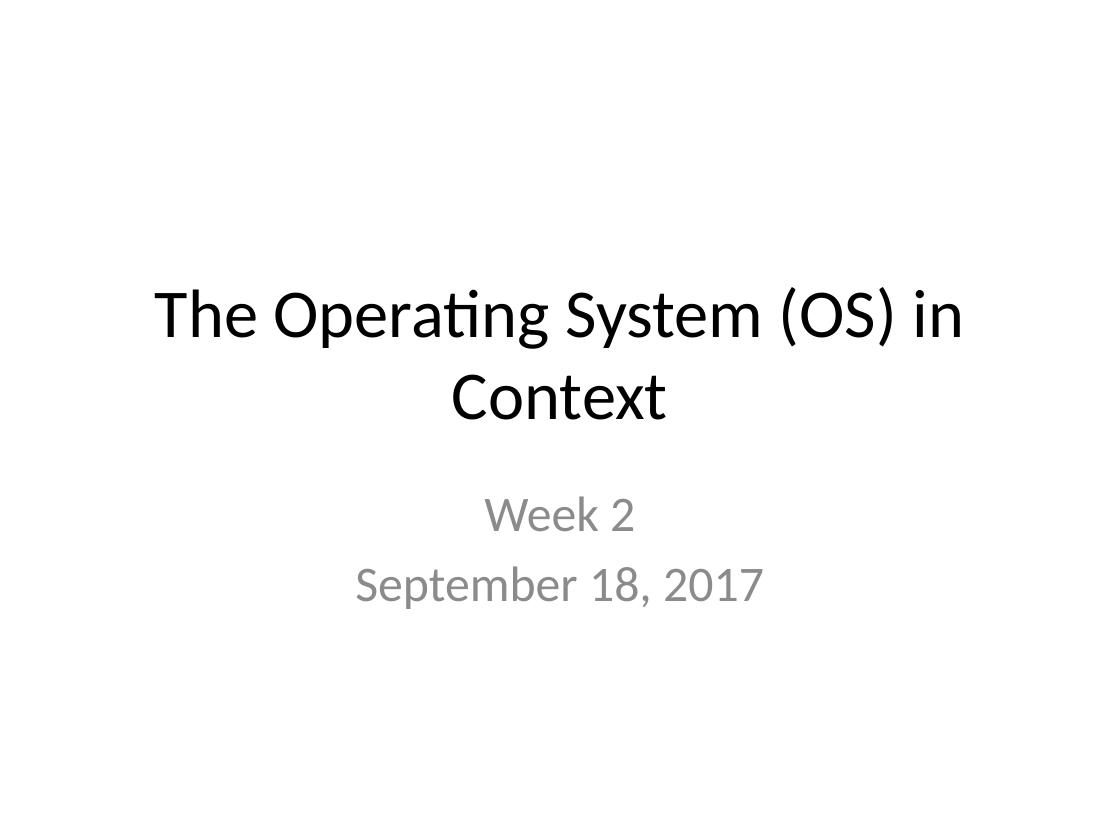
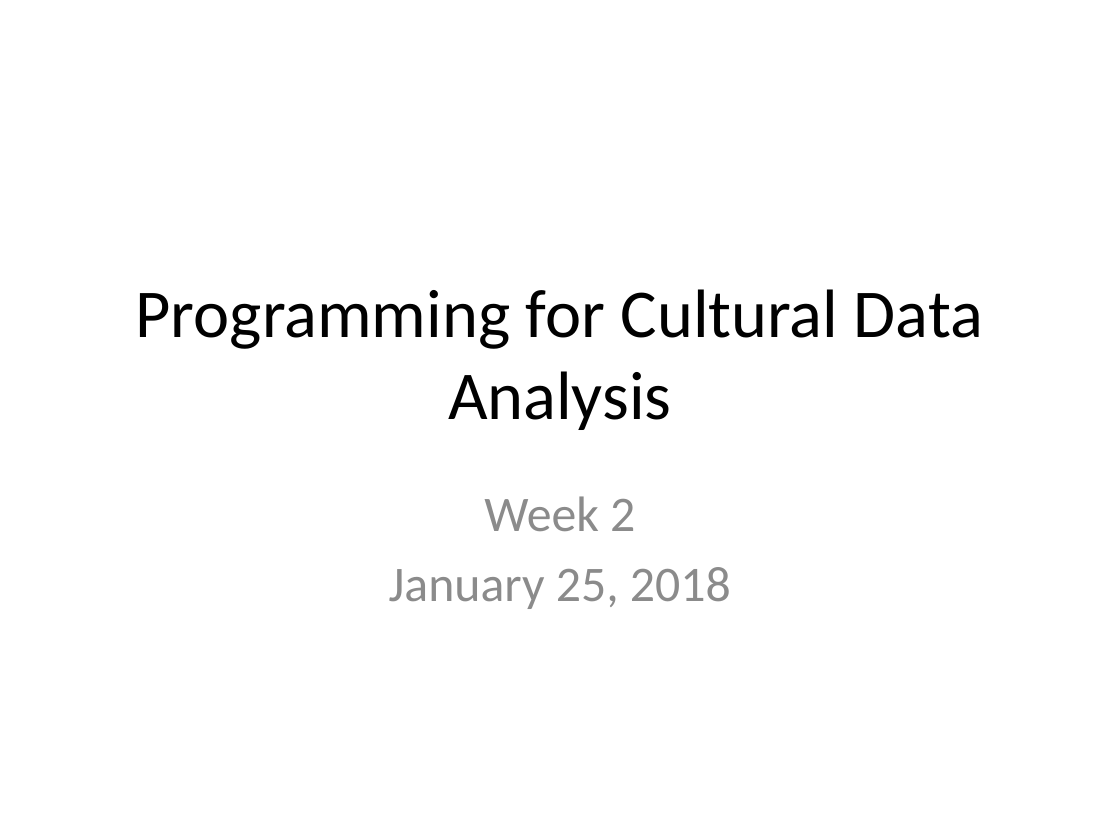
Before and after one commit to pcda18/pcda18.github.io, a slide deck: slide 1 of Week2_PCDA2018.pptx. Drawn at 1120x840 pixels with LibreOffice and Linux fonts; fonts in the diff are those of the drawing. Boxes give left, top, right and bottom in pixels: in the first picture for what was removed or moved away, otherwise in the second. Text is boxed around its words. In the diff, an @@ line names an element or a change of style, - is before the commit and + after.

```diff
--- a/Week2_PCDA2018.pptx
+++ b/Week2_PCDA2018.pptx
@@ title at (136,289,983,430): text changed @@
-The Operating System (OS) in Context
+Programming for Cultural Data Analysis
@@ subtitle at (389,567,731,609): text changed @@
-September 18, 2017
+January 25, 2018
```
Also in this commit, not shown: 4 slides removed, 1 other file.
